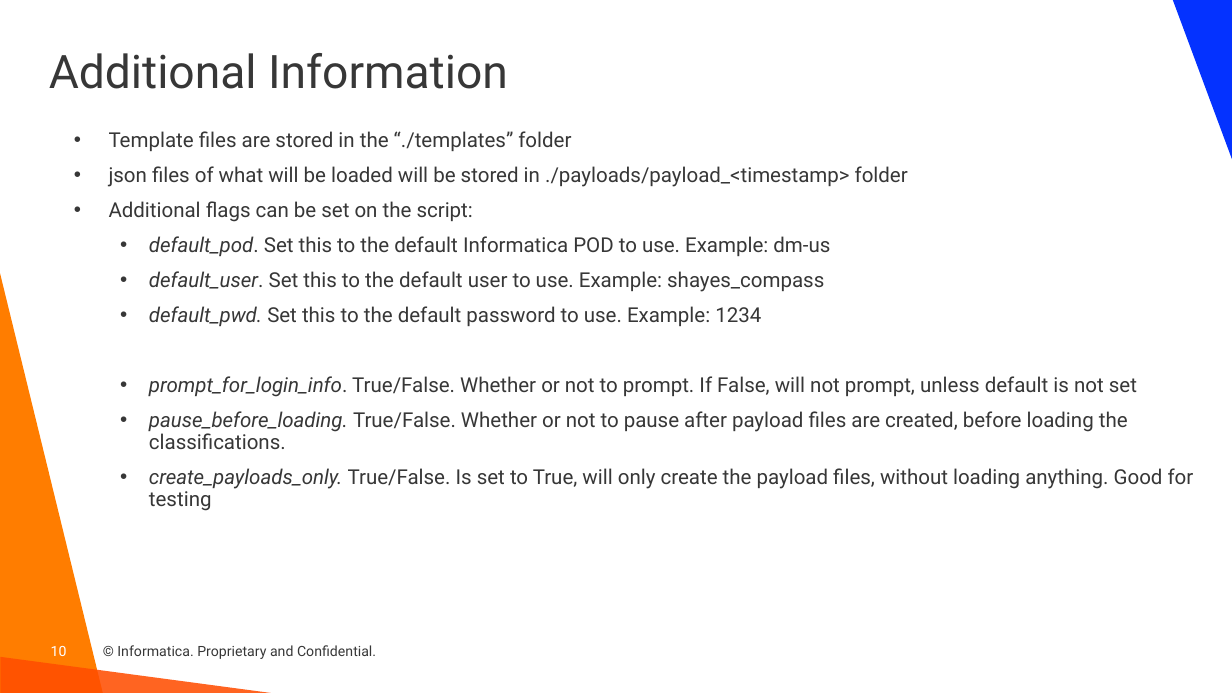
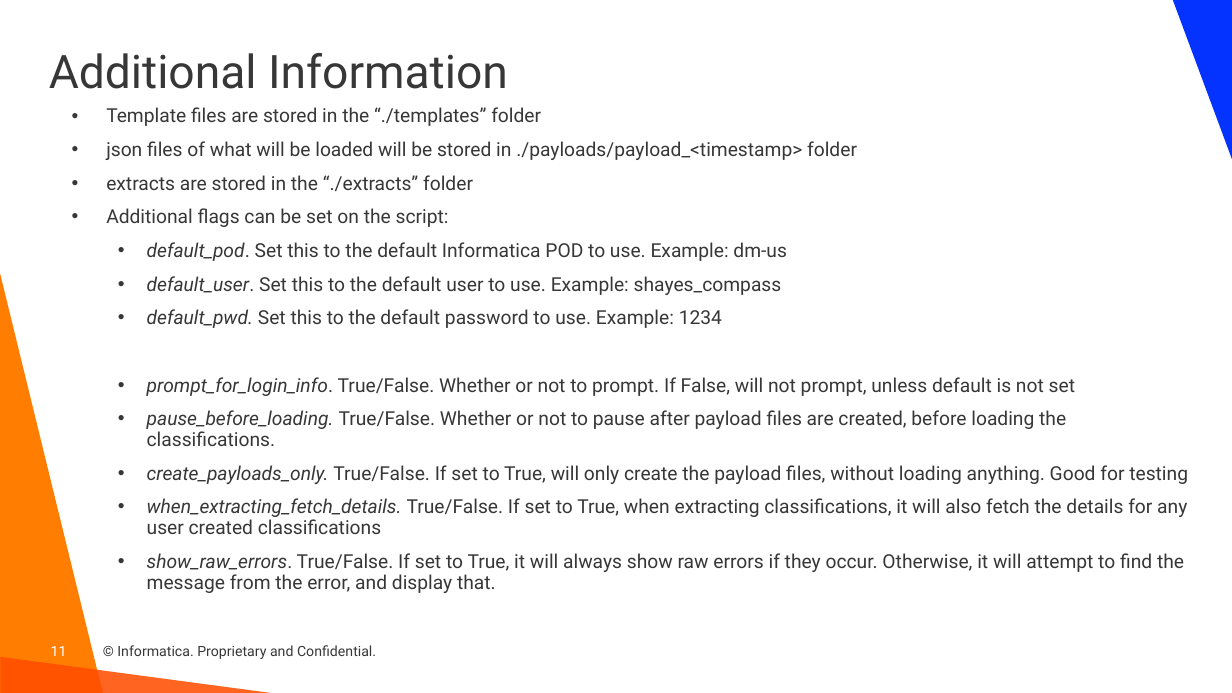
Before and after one commit to haystraw/Informatica_Simple_Classification_Creator, a slide deck: slide 11 of Simple Classification Creator.pptx (slide 10 before the commit). Drawn at 1232x693 pixels with LibreOffice and Linux fonts; fonts in the diff are those of the drawing; background and template pictures are left out. Boxes give left, top, right and bottom in pixels: in the first picture for what was removed or moved away, otherwise in the second. Text is boxed around its words. In the diff, an @@ line names an element or a change of style, - is before the commit and + after.

Commit message:
Version 20241108 Fixed Classification Entity issue Added Extract functionality Added bulk Delete functionality

```diff
--- a/Simple Classification Creator.pptx
+++ b/Simple Classification Creator.pptx
@@ text "Template files are stored in ...": place and size @@
-text "Template files are stored in ..." at [109,131,1194,511]
+text "Template files are stored in ..." at [106,107,1188,593]
@@ text at [106,107,1075,446]: size 16 to 15 pt in "Template files are stored in the “./templates” ...", "json files of what will be loaded ...", "Additional flags can be set on the ...", "default_pod. Set this to the default Informatica ..." and 4 more places @@
@@ text at [106,175,473,191]: paragraph added @@
+• extracts are stored in the “./extracts” folder
@@ text at [147,465,1188,593]: text changed; size 16 to 15 pt @@
-  • create_payloads_only. True/False. Is set to True, will only create the payload files, without loading anything. Good for testing
+  • create_payloads_only. True/False. If set to True, will only create the payload files, without loading anything. Good for testing
+  • when_extracting_fetch_details. True/False. If set to True, when extracting classifications, it will also fetch the details for any user created classifications
+  • show_raw_errors. True/False. If set to True, it will always show raw errors if they occur. Otherwise, it will attempt to find the message from the error, and display that.
@@ page number at [51,646,67,656]: text changed @@
-10
+11
```
Also in this commit, not shown: 2 other slides changed, 1 slide added, 2 other files.
